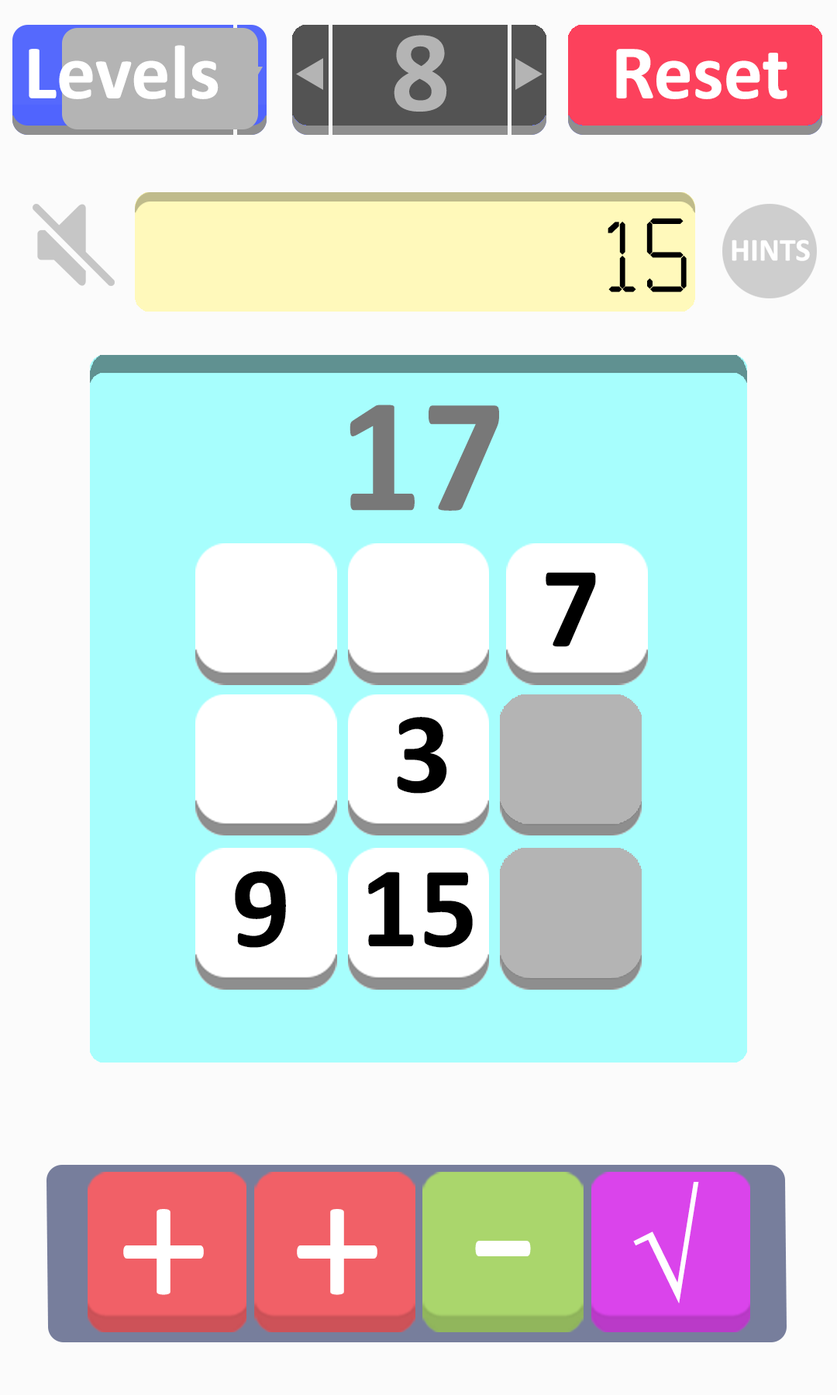
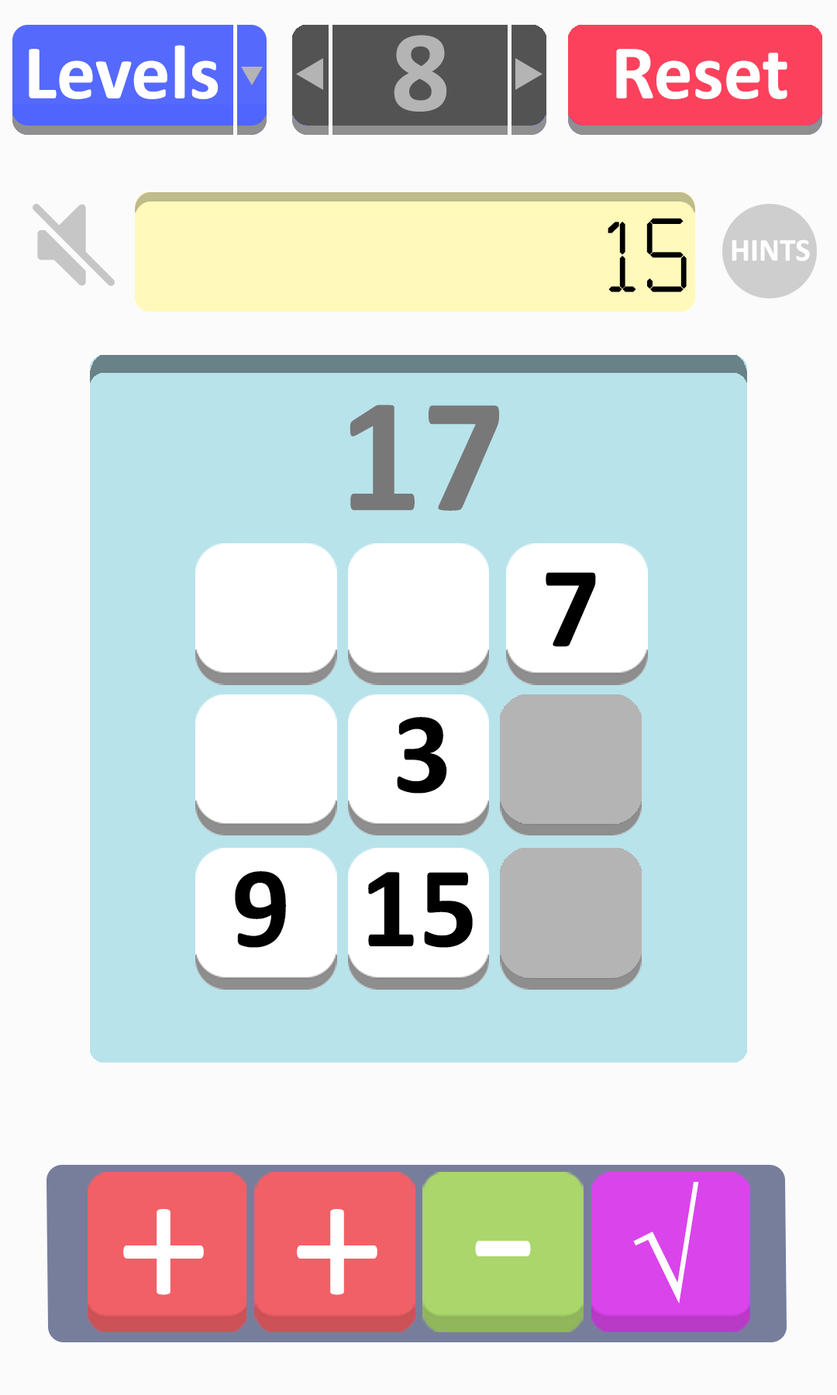
Comparing the layer stacks of the two (837, 1395) images. Changes:
removed layer "Rounded Rectangle 2" from group "Operators" over [62, 27, 259, 130]
